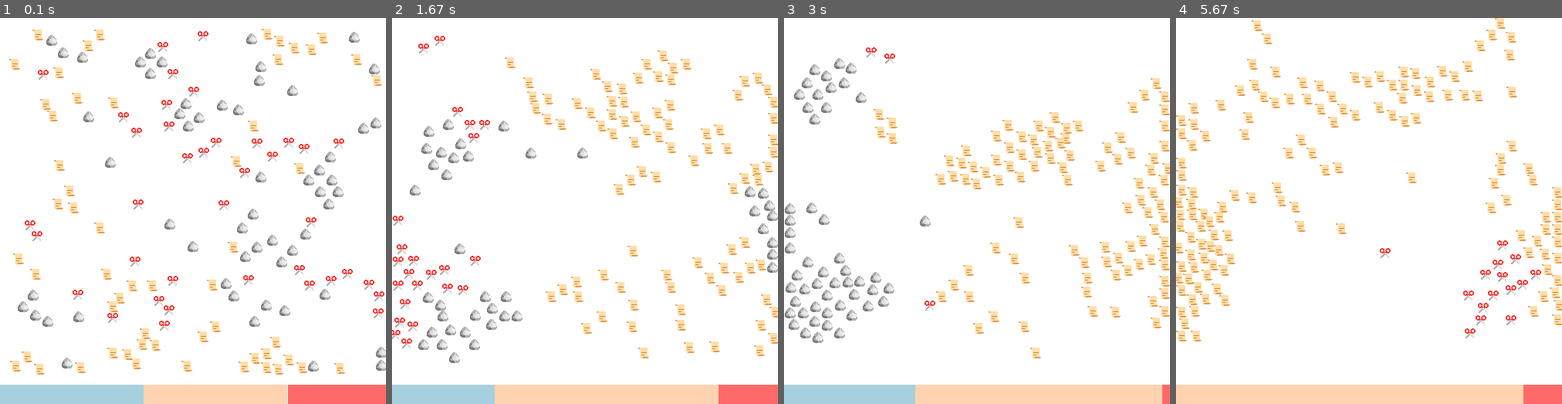
Above: before the commit, frames 1-4 (left to right).
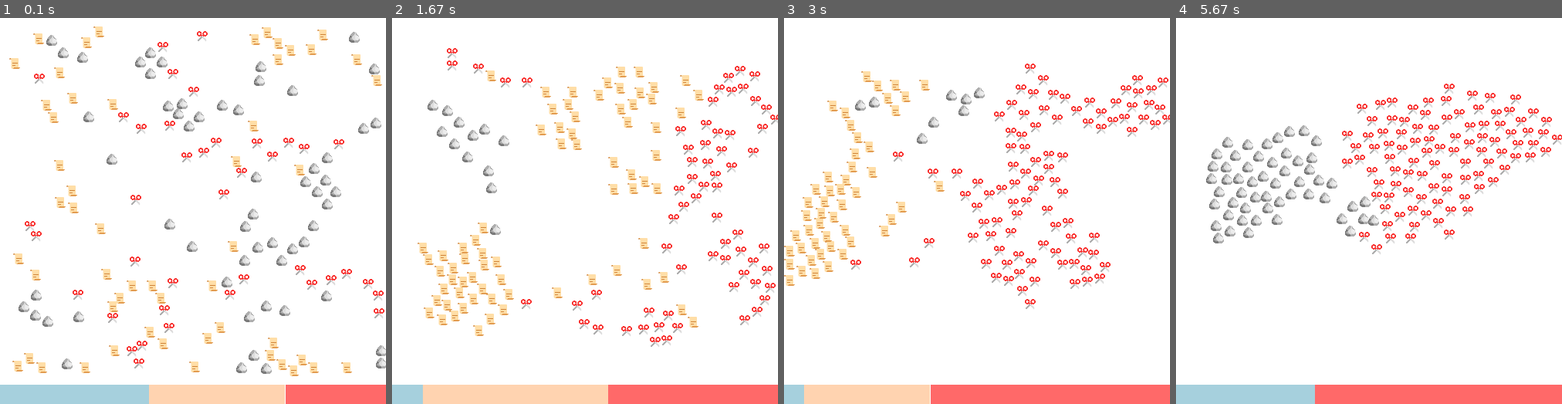
Above: after the commit, the same moments.

Repository: benceluzsinszky/rock-paper-scissors-simulation-pygame
Game: pygame game, started from main.py
Two runs of this game, one before a commit and one after it. Both use one fixed random seed, a clock stepped at 60 frames per second and the inputs below.
Inputs:
- Up to frame 1 (0.1 s): no input
- Up to frame 2 (1.67 s): no input
- Up to frame 3 (3 s): no input
- Up to frame 4 (5.67 s): tap Enter every 0.33 s from 3.33 to 5.33 s

The runs differ from the first frame. In frame 1, 5.8% of the frame differs, in the area x 2-100%, y 2-100%; in frame 2, 16%; in frame 3, 19%, in the area x 0-100%, y 7-100%; in frame 4, 19%.

Commit message:
updated running condition

Diff:
--- a/sprites.py
+++ b/sprites.py
@@ -86,7 +86,7 @@
                     direction.normalize_ip()
                 except ValueError:
                     pass
-                self.rect.move_ip(direction * - 1.25)
+                self.rect.move_ip(direction * - 2)
             except AttributeError:
                 pass
             self.closest_enemy_distance = float("inf")
@@ -134,7 +134,8 @@
         self.get_enemy_info(enemy)
         self.check_walls()
         self.eat()
-        self.run()
+        if self.closest_enemy_distance < 50:
+            self.run()
         self.check_self_collision(current)
 
     def blit_sprite(self):
